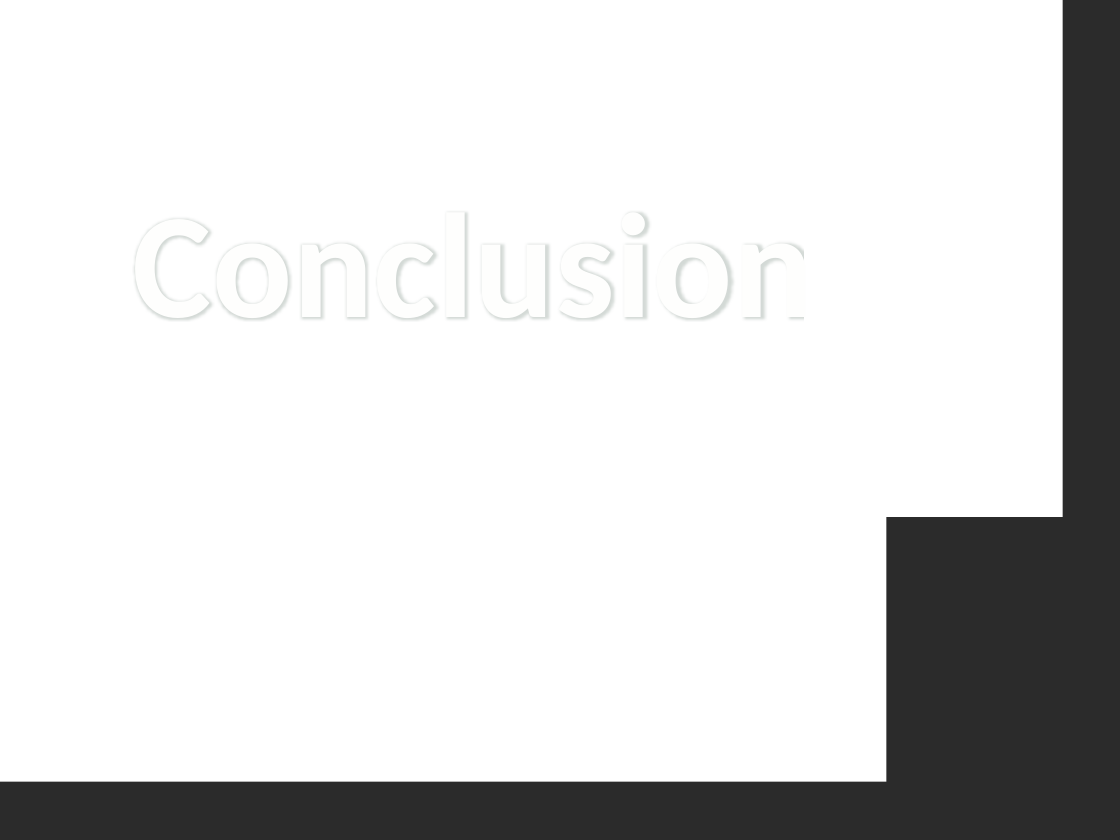
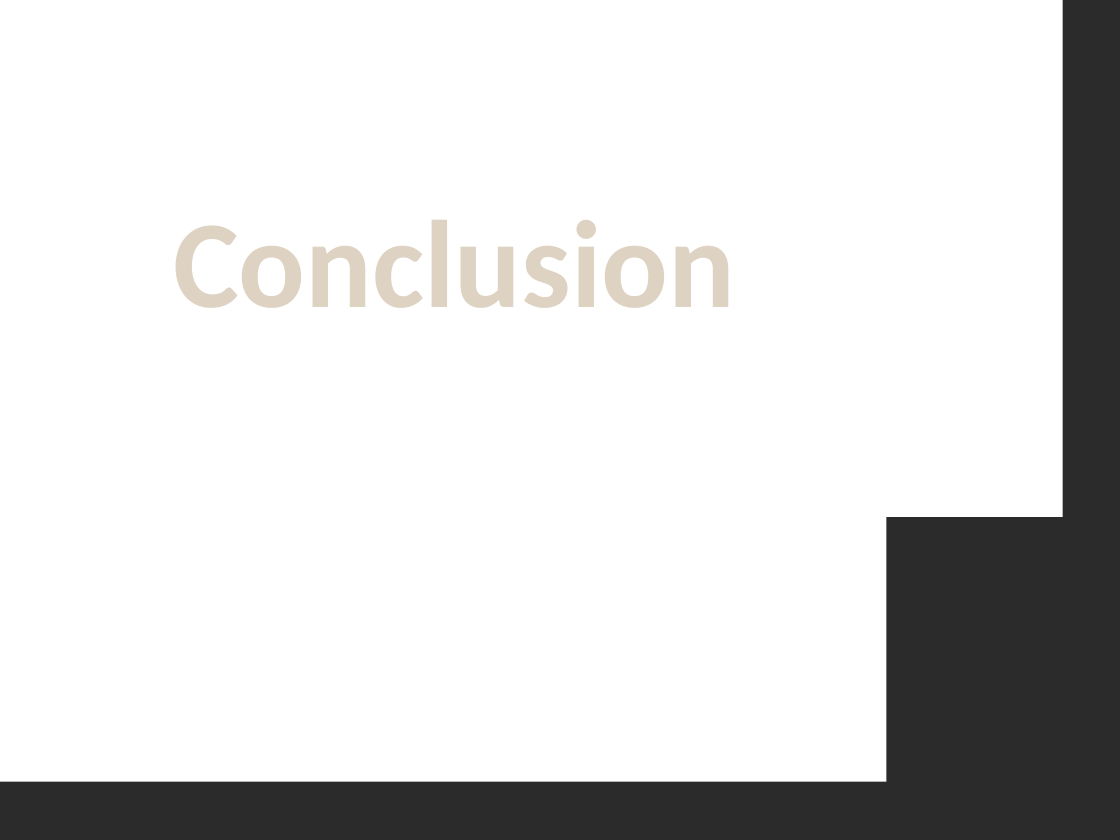
Before and after one commit to QuocVoong/R-Study-Lists, a slide deck: slide 44 of Medicine/NewME.pptx. Drawn at 1120x840 pixels with LibreOffice and Linux fonts; fonts in the diff are those of the drawing; background and template pictures are left out; a plain dark background stands for a picture behind light text. Boxes give left, top, right and bottom in pixels: in the first picture for what was removed or moved away, otherwise in the second. Text is boxed around its words. In the diff, an @@ line names an element or a change of style, - is before the commit and + after.

```diff
--- a/Medicine/NewME.pptx
+++ b/Medicine/NewME.pptx
@@ text "Conclusion": place and size @@
-text "Conclusion" at bbox=[133, 215, 814, 318]
+text "Conclusion" at bbox=[173, 220, 735, 308]
@@ text "Conclusion" at bbox=[173, 220, 735, 308]: size 96 to 80 pt, text colour #FEFEFE to #DED2C2, letter spacing 0.5 to 0 pt, letter outline #93A299 0.75 pt to #AD8F67 1.75 pt @@
```
Also in this commit, not shown: 4 other slides changed, 1 other file.
